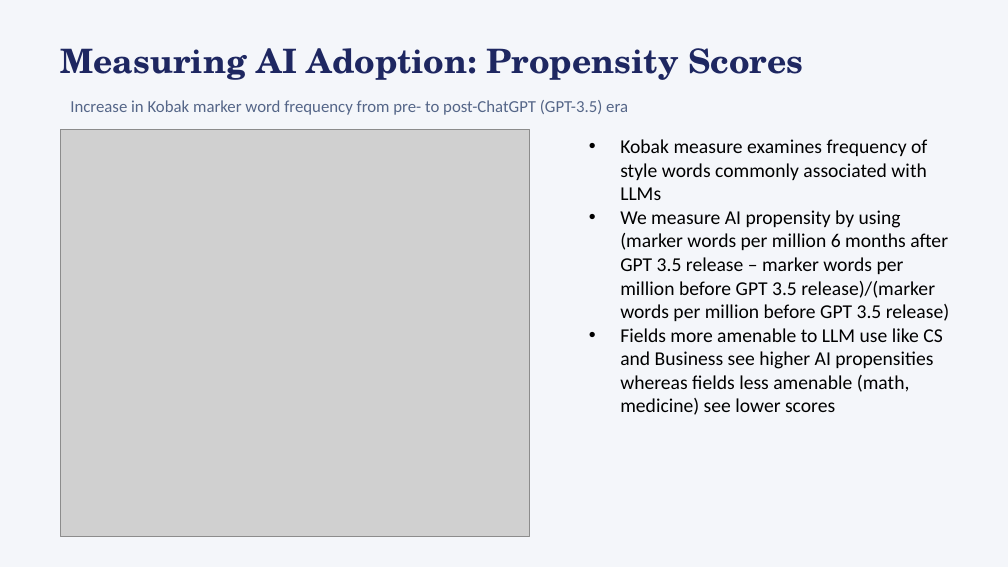
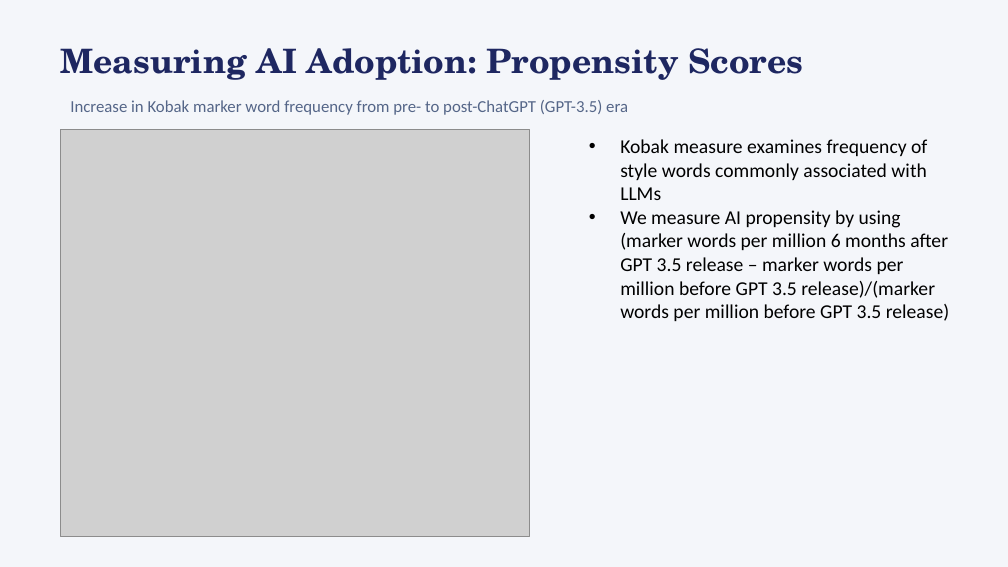
Before and after one commit to bheim/aig_final_project, a slide deck: slide 6 of presentation.pptx. Drawn at 1008x567 pixels with LibreOffice and Linux fonts; fonts in the diff are those of the drawing; grey boxes stand for pictures. Boxes give left, top, right and bottom in pixels: in the first picture for what was removed or moved away, otherwise in the second. Text is boxed around its words. In the diff, an @@ line names an element or a change of style, - is before the commit and + after.

```diff
--- a/presentation.pptx
+++ b/presentation.pptx
@@ text at [620, 328, 942, 415]: paragraph removed @@
-• Fields more amenable to LLM use like CS and Business see higher AI propensities whereas fields less amenable (math, medicine) see lower scores
```
Also in this commit, not shown: 3 other slides changed, 3 slides added.
